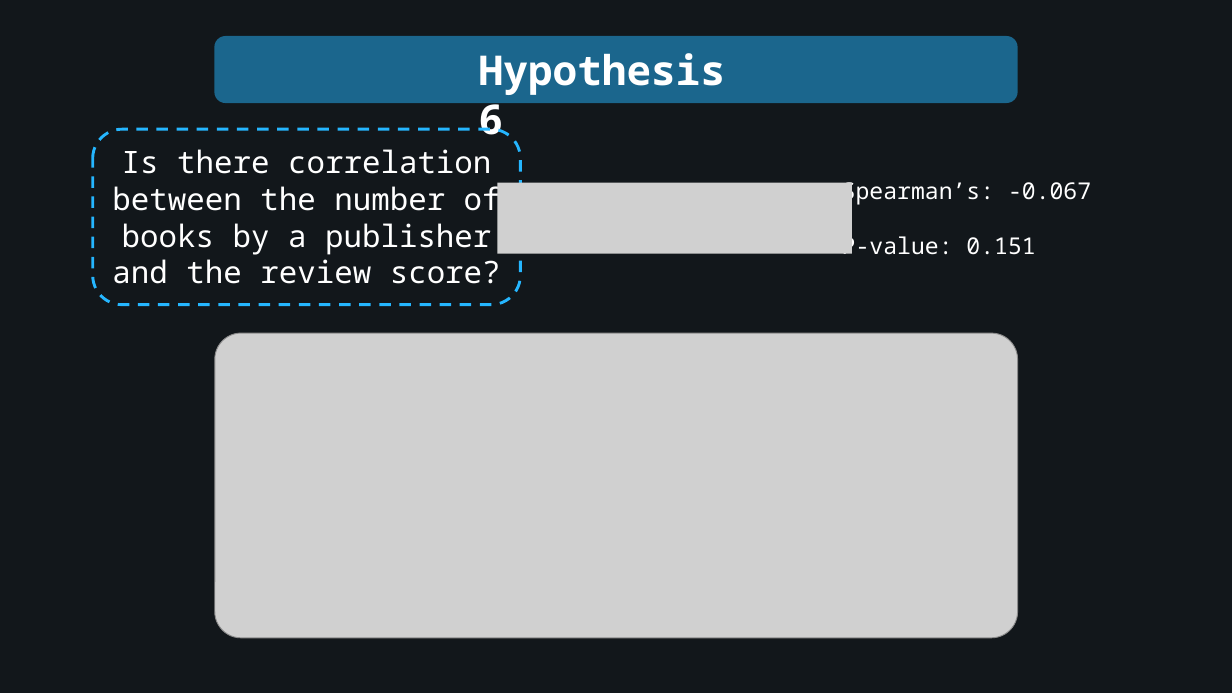
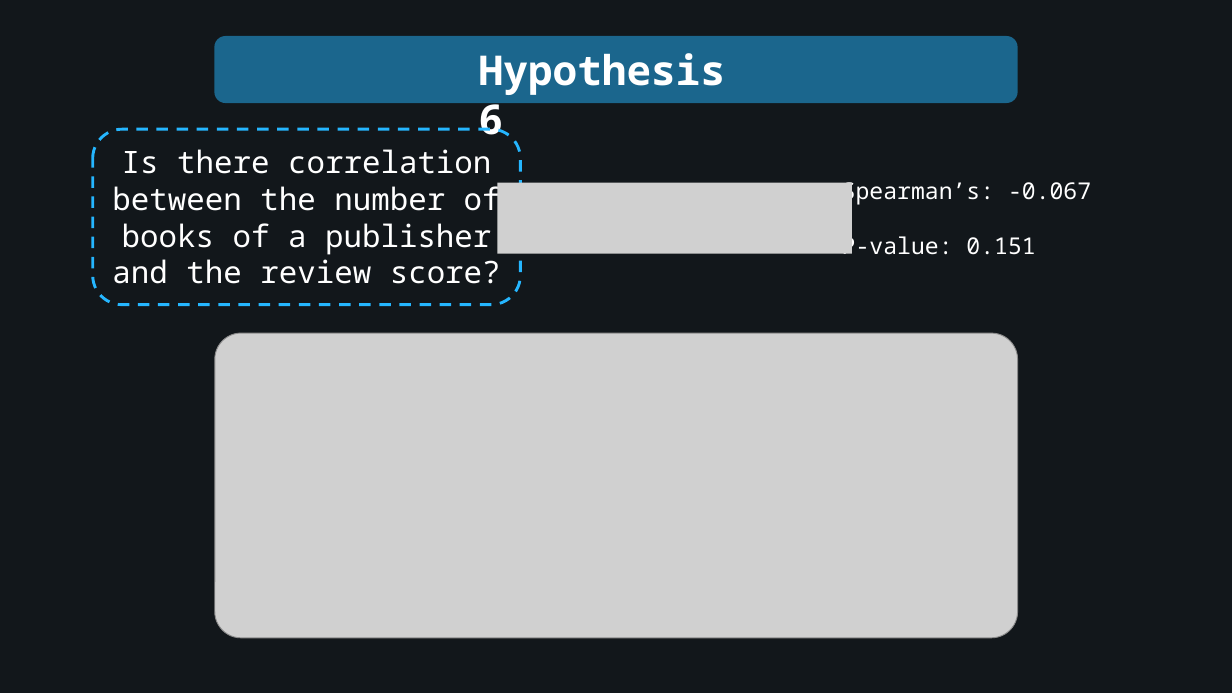
Before and after one commit to AndreaAlberti07/Amazon-books-reviews-ML, a slide deck: slide 15 of presentation/Presentation.pptx. Drawn at 1232x693 pixels with LibreOffice and Linux fonts; fonts in the diff are those of the drawing; grey boxes stand for pictures; background and template pictures are left out. Boxes give left, top, right and bottom in pixels: in the first picture for what was removed or moved away, otherwise in the second. Text is boxed around its words. In the diff, an @@ line names an element or a change of style, - is before the commit and + after.

```diff
--- a/presentation/Presentation.pptx
+++ b/presentation/Presentation.pptx
@@ text in rounded rectangle at <box>112,149,501,284</box>: text changed @@
-Is there correlation between the number of books by a publisher and the review score?
+Is there correlation between the number of books of a publisher and the review score?
```
Also in this commit, not shown: 2 other slides changed, 1 other file.
